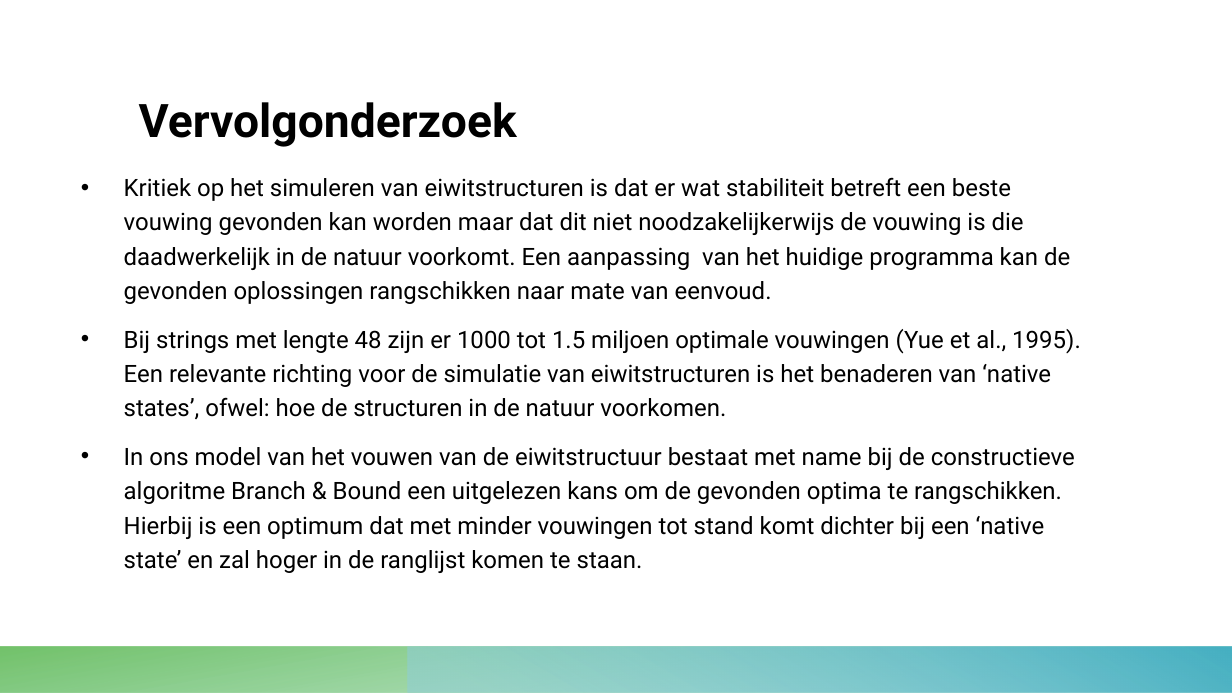
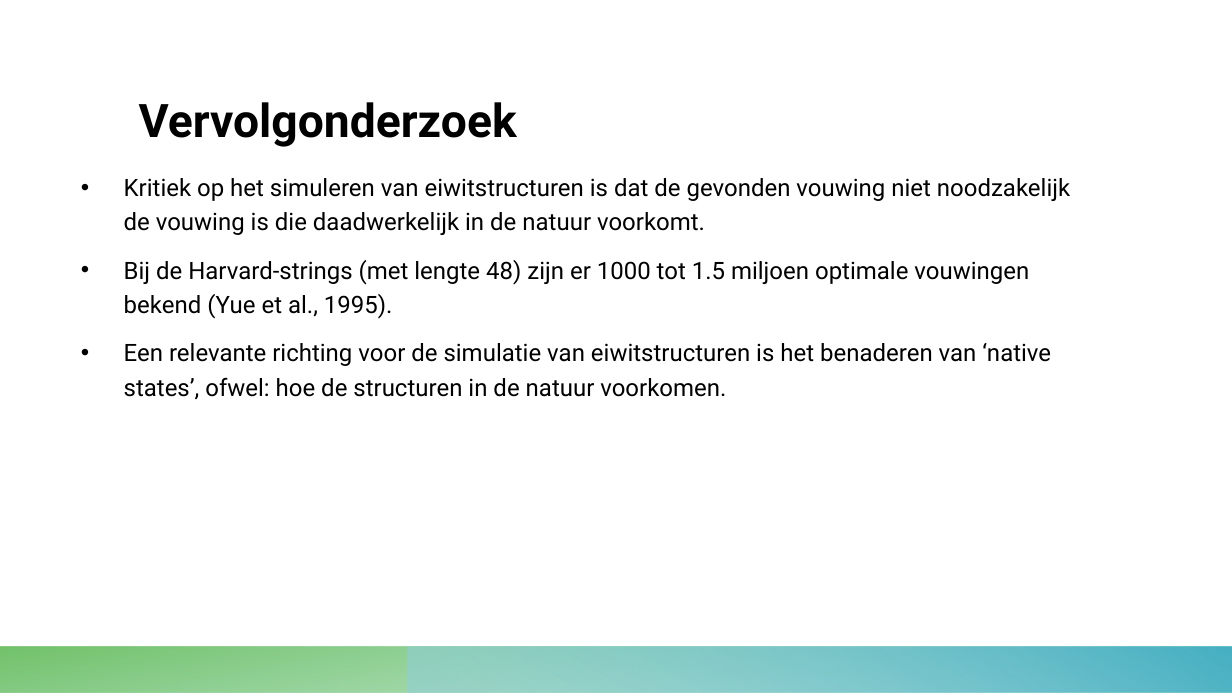
Before and after one commit to 10639780/proti, a slide deck: slide 15 of presentatie/protidefpres.pptx. Drawn at 1232x693 pixels with LibreOffice and Linux fonts; fonts in the diff are those of the drawing. Boxes give left, top, right and bottom in pixels: in the first picture for what was removed or moved away, otherwise in the second. Text is boxed around its words. In the diff, an @@ line names an element or a change of style, - is before the commit and + after.

```diff
--- a/presentatie/protidefpres.pptx
+++ b/presentatie/protidefpres.pptx
@@ text at bbox=[124, 178, 1070, 399]: text changed @@
-• Kritiek op het simuleren van eiwitstructuren is dat er wat stabiliteit betreft een beste vouwing gevonden kan worden maar dat dit niet noodzakelijkerwijs de vouwing is die daadwerkelijk in de natuur voorkomt. Een aanpassing van het huidige programma kan de gevonden oplossingen rangschikken naar mate van eenvoud.
-• Bij strings met lengte 48 zijn er 1000 tot 1.5 miljoen optimale vouwingen (Yue et al., 1995). Een relevante richting voor de simulatie van eiwitstructuren is het benaderen van ‘native states’, ofwel: hoe de structuren in de natuur voorkomen.
-• In ons model van het vouwen van de eiwitstructuur bestaat met name bij de constructieve algoritme Branch & Bound een uitgelezen kans om de gevonden optima te rangschikken. Hierbij is een optimum dat met minder vouwingen tot stand komt dichter bij een ‘native state’ en zal hoger in de ranglijst komen te staan.
+• Kritiek op het simuleren van eiwitstructuren is dat de gevonden vouwing niet noodzakelijk de vouwing is die daadwerkelijk in de natuur voorkomt.
+• Bij de Harvard-strings (met lengte 48) zijn er 1000 tot 1.5 miljoen optimale vouwingen bekend (Yue et al., 1995).
+• Een relevante richting voor de simulatie van eiwitstructuren is het benaderen van ‘native states’, ofwel: hoe de structuren in de natuur voorkomen.
```
Also in this commit, not shown: 1 slide added.
